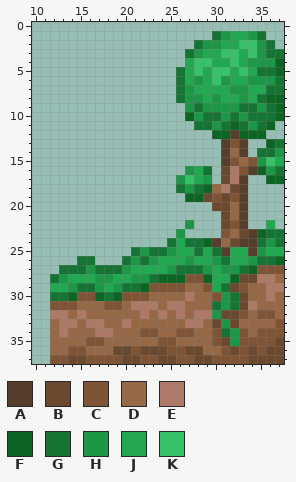
Pixel-art sprite -- Assets/WorldPreviews/Anniversary/Medium.png. Above is the file before it was changed.
The file is 76x76 pixels, drawn in blocks of 2x2; one block is one cell here. Shown: x 10..37, y 0..37.
Palette (. is transparent): A #563e2c  B #6b492f  C #7e5435  D #966846  E #ac7a66  F #0d6524  G #157334  H #1e9648  J #22a851  K #37c168
The same view after the edit:
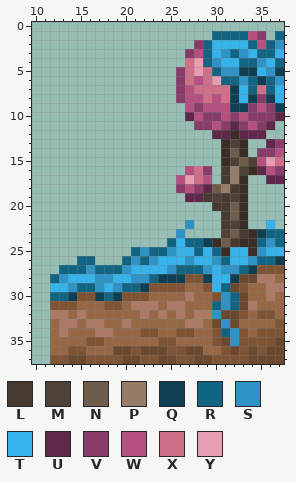
Colours new in this view: L #473a31  M #4f4137  N #705c4b  P #977d69  Q #0e3f52  R #126483  S #2f93c5  T #35b3ea  U #5f274a  V #873c6a  W #b65081  X #d06f89  Y #e89eb2
Diff:
colour A: #563e2c -> #392d25
Changed rows in their new state; - is a pixel that keeps its letter.
first column x 12:
 1 ------------------RRRRWV-R
 2 ----------------VRTTTTRWRS
 3 ---------------VWRTSRSTRRT
 4 ---------------XYRSTTRRSTR
 5 --------------VXYXRSSQQTSQ
 6 --------------VXWXYRRSRQRS
 7 --------------VWXXXXQTRXRT
 8 --------------VWWXWXQTQVQT
 9 ---------------WVWWWQQVWVQ
10 ---------------UWVVWVWVVVU
11 ----------------VVWVUVWVU-
12 ------------------UU-UUU--
13 --------------------M---UV
14 --------------------N--VVW
15 --------------------MNMWYX
16 ---------------WXV-LPM-UWV
17 --------------WYXW-LP---UU
18 --------------VWVUNPL-----
19 ---------------UULMLM-----
20 ------------------LLN-----
21 -------------------LN-----
22 ---------------S---LM---T-
23 --------------S----MNL-QRR
24 -------------RTRRQ-NL--RSR
25 ---------RSRRSTTRTR-TT-STT
26 ---RR---RSRSTTTSTTSRTTSRRQ
27 -RRRSRRRSTTTTSRRRSTSSRQ---
28 RSTTTSSTTSSRQQQ--QTTQ-----
29 TTSRRSTSRRQ-------TR------
30 RRQ--QRQ-----------SR-----
31 ------------------RSR-----
32 ------------------S-------
33 -------------------S------
34 -------------------RS-----
35 --------------------S-----
Boxes around the changes in both pictures, in picture pixels (x1, y1, x2, y2):
changed: (50, 31, 284, 346)
